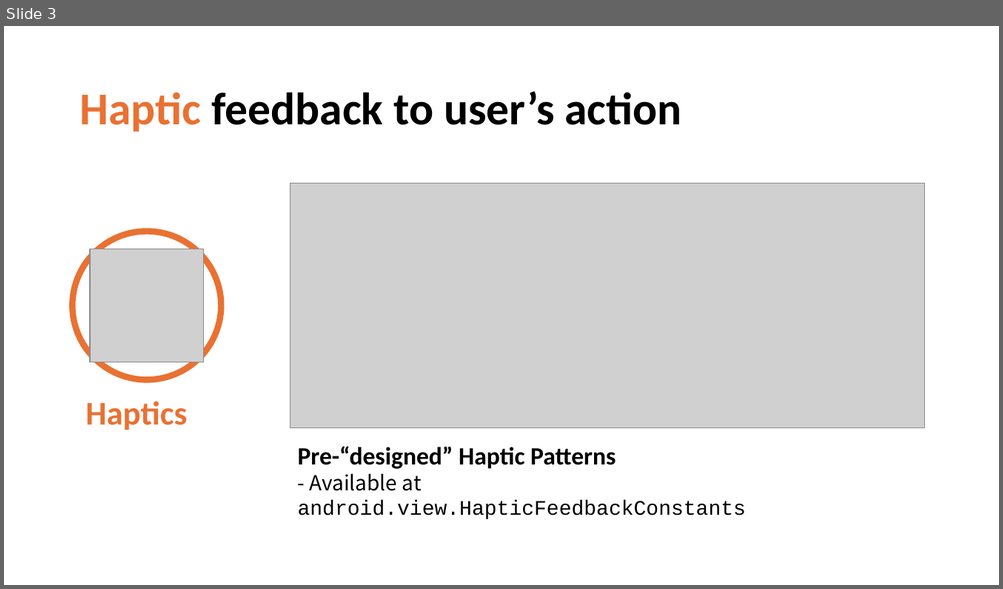
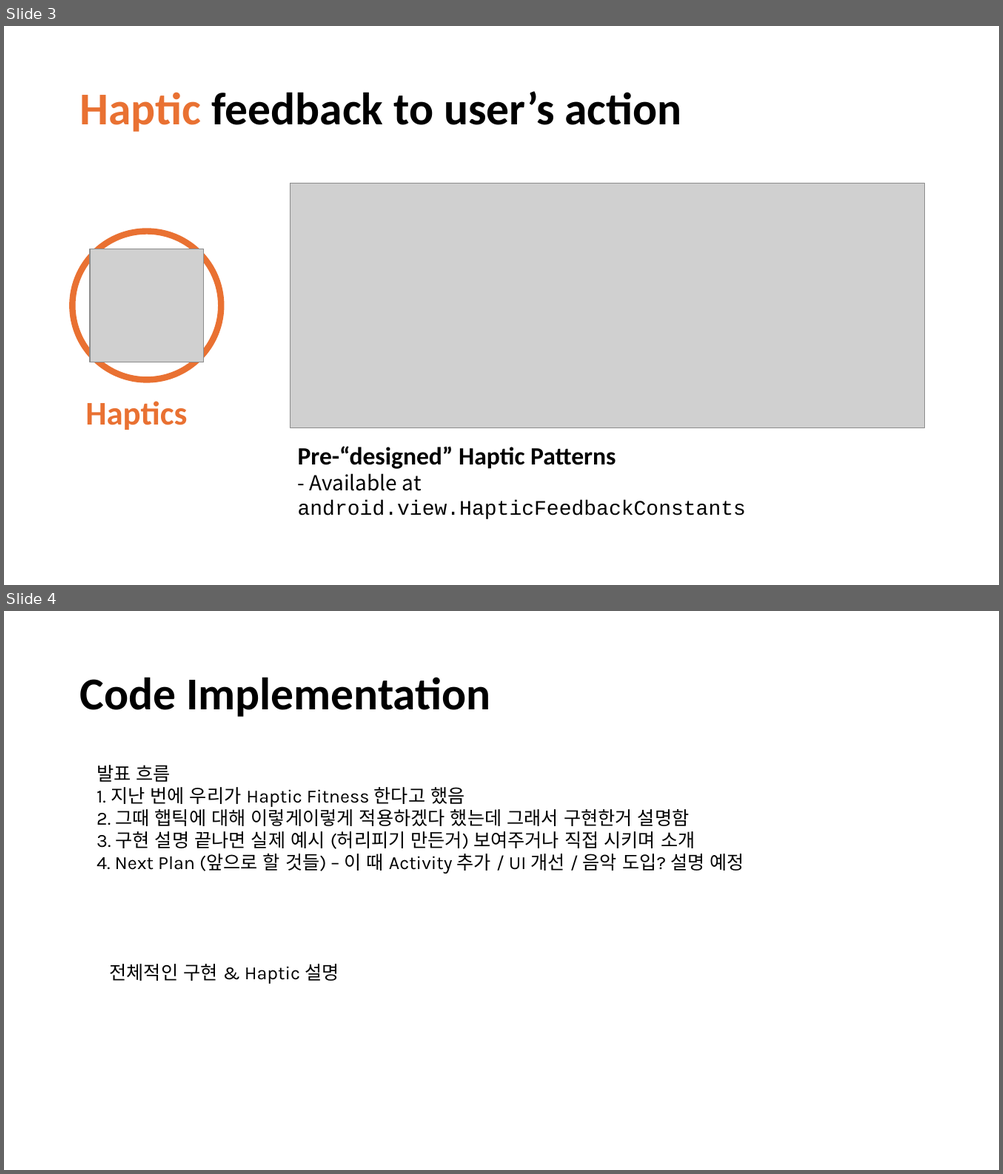
Before and after one commit to Aplace0927/CSED404-Mobile-Ubiquitous-Computing-Project, a slide deck: Presentations/Midterm-TCPs.pptx. Shown one above the other, each under a label of ours: slide 3 before the commit, slides 3 and 4 after it. The pictures are 1003x589 and 1003x1174 pixels, drawn with LibreOffice and Linux fonts; fonts in the diff are those of the drawing; grey boxes stand for pictures. Boxes give left, top, right and bottom in pixels: in the first picture for what was removed or moved away, otherwise in the second. Text is boxed around its words. In the diff, an @@ line names an element or a change of style, - is before the commit and + after.

```diff
--- a/Presentations/Midterm-TCPs.pptx
+++ b/Presentations/Midterm-TCPs.pptx
@@ slide 4 added at [4, 611, 999, 1170], background #FFFFFF @@
@@ title added at [79, 677, 491, 717], 44 pt, text #000000, bold @@
+Code Implementation
@@ text added at [96, 765, 743, 874], 18 pt, text #000000 @@
+발표 흐름
+1. 지난 번에 우리가 Haptic Fitness 한다고 했음
+2. 그때 햅틱에 대해 이렇게이렇게 적용하겠다 했는데 그래서 구현한거 설명함
+3. 구현 설명 끝나면 실제 예시 (허리피기 만든거) 보여주거나 직접 시키며 소개
+4. Next Plan (앞으로 할 것들) – 이 때 Activity 추가 / UI 개선 / 음악 도입? 설명 예정
@@ text added at [110, 964, 338, 984], 18 pt, text #000000 @@
+전체적인 구현 & Haptic 설명
```
Also in this commit, not shown: 3 other slides added, 3 slides removed.
